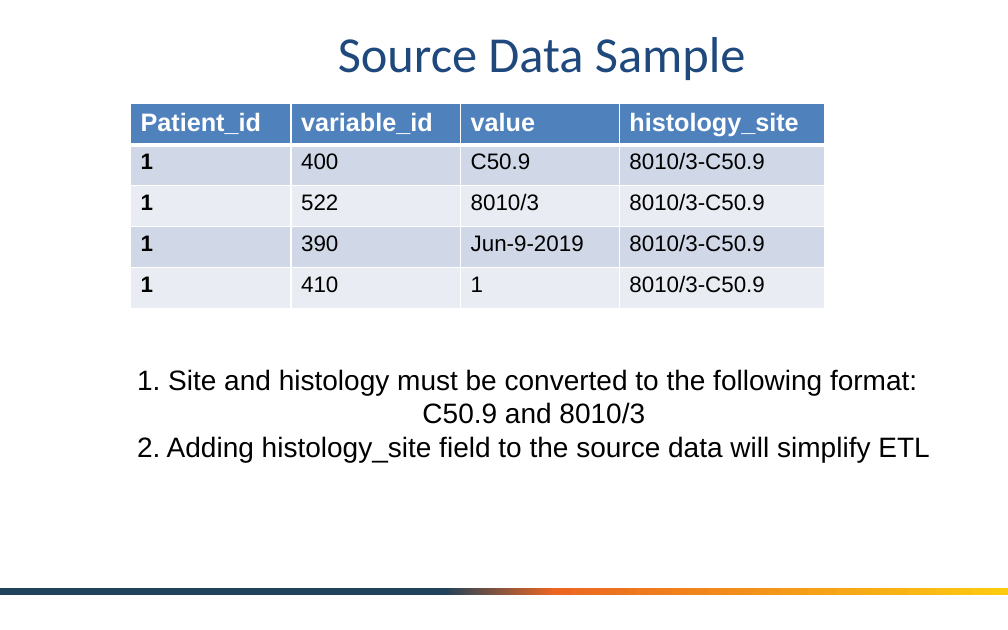
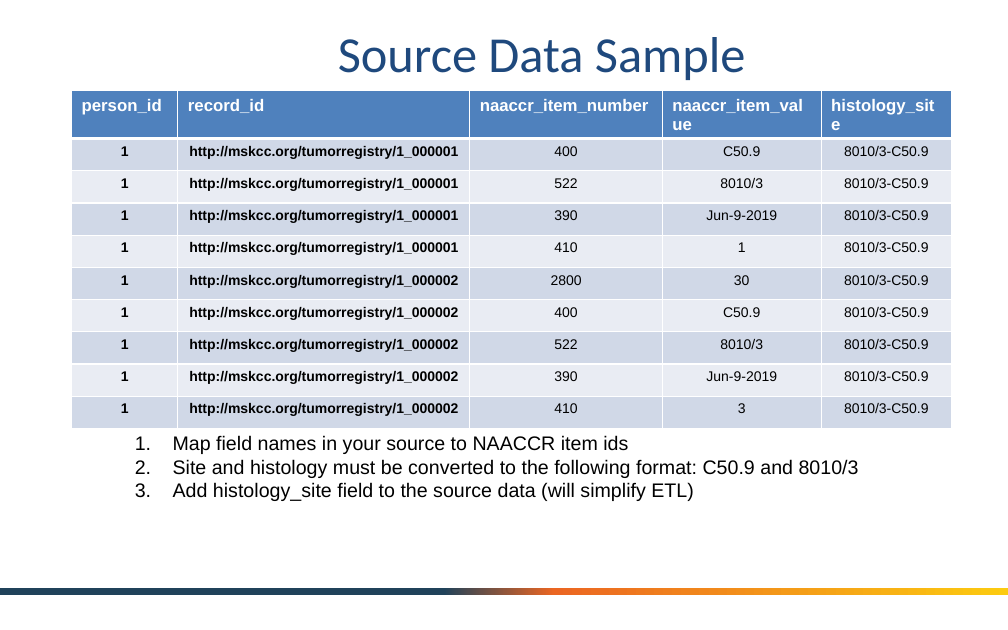
Before and after one commit to OHDSI/OncologyWG, a slide deck: slide 6 of documentation/OHDSI Oncology Module - Crosswal from Cancer Registry.pptx. Drawn at 1008x630 pixels with LibreOffice and Linux fonts; fonts in the diff are those of the drawing; background and template pictures are left out. Boxes give left, top, right and bottom in pixels: in the first picture for what was removed or moved away, otherwise in the second. Text is boxed around its words. In the diff, an @@ line names an element or a change of style, - is before the commit and + after.

```diff
--- a/documentation/OHDSI Oncology Module - Crosswal from Cancer Registry.pptx
+++ b/documentation/OHDSI Oncology Module - Crosswal from Cancer Registry.pptx
@@ table at bbox=[72, 91, 952, 420] @@
-Patient_id | variable_id | value | histology_site
-1 | 400 | C50.9 | 8010/3-C50.9
-1 | 522 | 8010/3 | 8010/3-C50.9
-1 | 390 | Jun-9-2019 | 8010/3-C50.9
-1 | 410 | 1 | 8010/3-C50.9
+person_id | record_id | naaccr_item_number | naaccr_item_value | histology_site
+1 | http://mskcc.org/tumorregistry/1_000001 | 400 | C50.9 | 8010/3-C50.9
+1 | http://mskcc.org/tumorregistry/1_000001 | 522 | 8010/3 | 8010/3-C50.9
+1 | http://mskcc.org/tumorregistry/1_000001 | 390 | Jun-9-2019 | 8010/3-C50.9
+1 | http://mskcc.org/tumorregistry/1_000001 | 410 | 1 | 8010/3-C50.9
+1 | http://mskcc.org/tumorregistry/1_000002 | 2800 | 30 | 8010/3-C50.9
+1 | http://mskcc.org/tumorregistry/1_000002 | 400 | C50.9 | 8010/3-C50.9
+1 | http://mskcc.org/tumorregistry/1_000002 | 522 | 8010/3 | 8010/3-C50.9
+1 | http://mskcc.org/tumorregistry/1_000002 | 390 | Jun-9-2019 | 8010/3-C50.9
+1 | http://mskcc.org/tumorregistry/1_000002 | 410 | 3 | 8010/3-C50.9
@@ table: place and size @@
-table at bbox=[131, 104, 825, 308]
+table at bbox=[72, 91, 952, 420]
@@ text at bbox=[173, 435, 859, 501]: text changed; size 20 to 14 pt @@
-1. Site and histology must be converted to the following format:
-C50.9 and 8010/3
-2. Adding histology_site field to the source data will simplify ETL
+1. Map field names in your source to NAACCR item ids
+2. Site and histology must be converted to the following format: C50.9 and 8010/3
+3. Add histology_site field to the source data (will simplify ETL)
```
Also in this commit, not shown: 9 other slides changed, 8 slides added.
